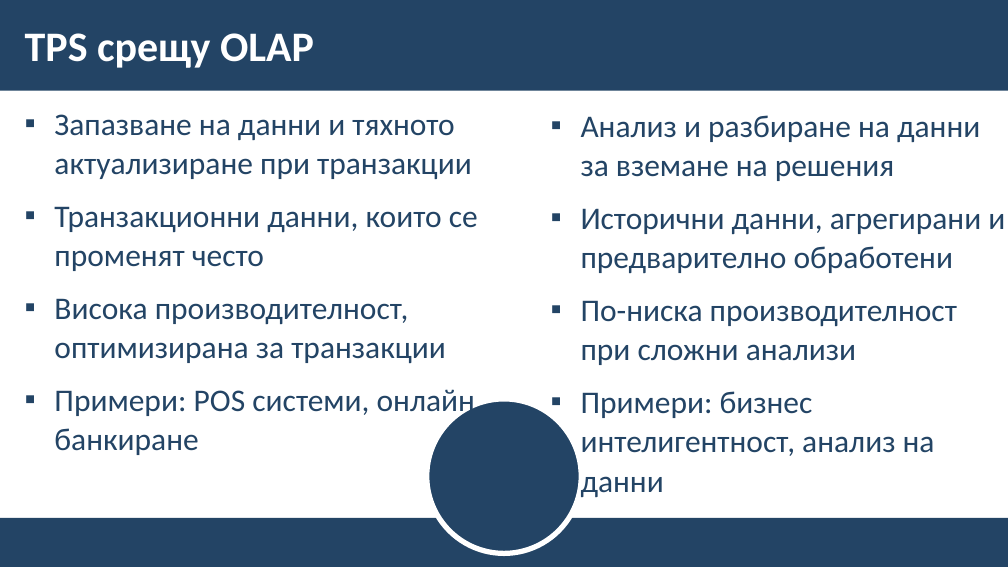
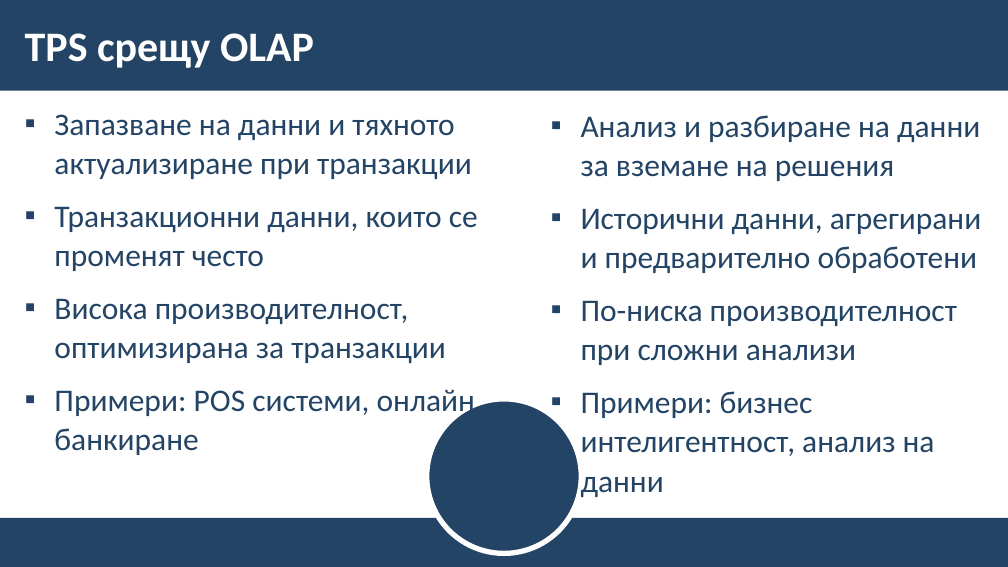
Before and after one commit to BG-IT-Edu/School-Programming, a slide deck: slide 16 of Courses/Software-Sciences/Module-3-Databases-New/01-IT-Systems/01-IT-Systems.pptx (slide 15 before the commit). Drawn at 1008x567 pixels with LibreOffice and Linux fonts; fonts in the diff are those of the drawing; background and template pictures are left out. Boxes give left, top, right and bottom in pixels: in the first picture for what was removed or moved away, otherwise in the second. Text is boxed around its words. In the diff, an @@ line names an element or a change of style, - is before the commit and + after.

```diff
--- a/Courses/Software-Sciences/Module-3-Databases-New/01-IT-Systems/01-IT-Systems.pptx
+++ b/Courses/Software-Sciences/Module-3-Databases-New/01-IT-Systems/01-IT-Systems.pptx
@@ text "Анализ и разбиране на данни ..." rewrapped from (581,115,1005,497) to (581,115,981,497) @@
```
Also in this commit, not shown: 9 other slides changed, 5 slides added.
